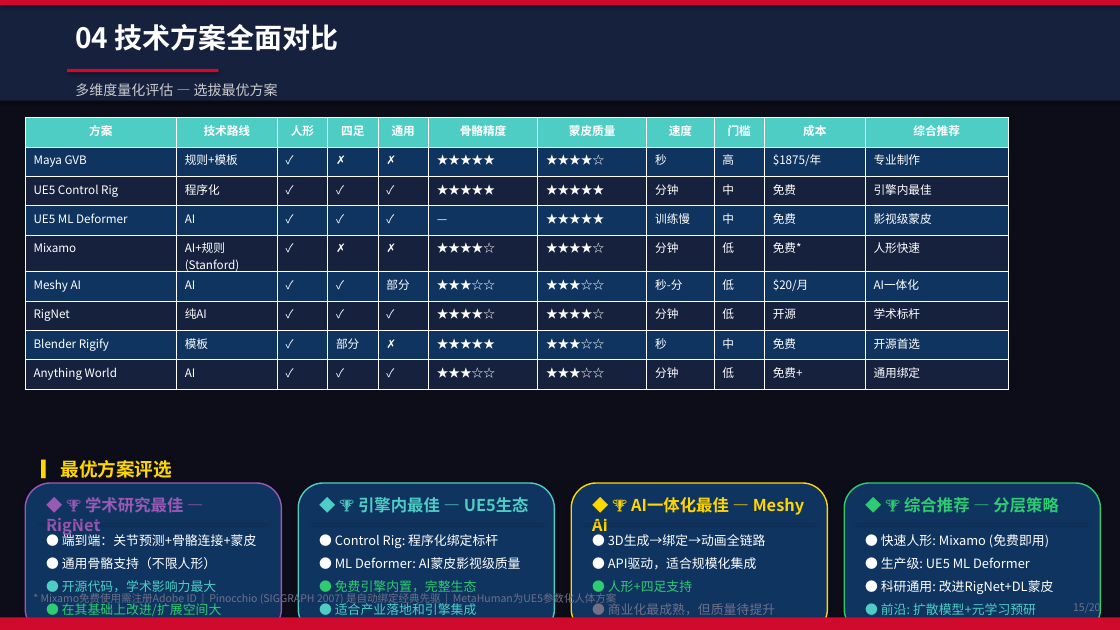
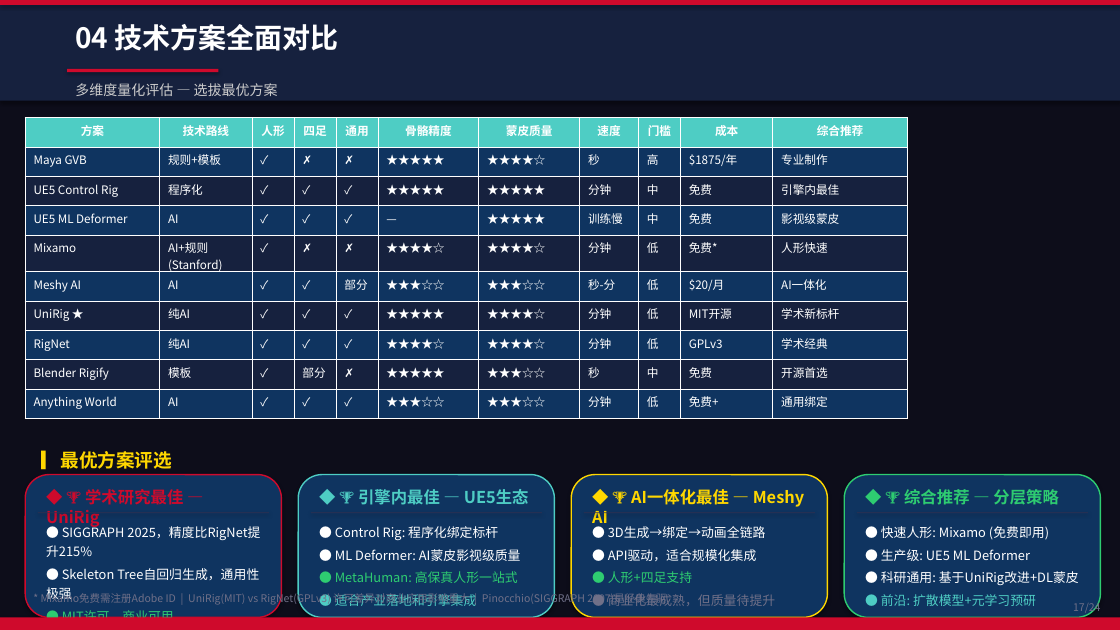
Before and after one commit to xhyha/insight, a slide deck: slide 17 of Auto-Rigging-Insight-Report.pptx (slide 15 before the commit). Drawn at 1120x630 pixels with LibreOffice and Linux fonts; fonts in the diff are those of the drawing. Boxes give left, top, right and bottom in pixels: in the first picture for what was removed or moved away, otherwise in the second. Text is boxed around its words. In the diff, an @@ line names an element or a change of style, - is before the commit and + after.

Commit message:
Auto-Rigging Insight Report v4 - comprehensive update (24 pages)
- P0: Add UniRig (SIGGRAPH 2025) as recommended baseline
- P0: Fix market data ($450B source attribution)
- P0: Fix efficiency calculation (96-480x not 48-960x)
- P0: Restructure skinning pipeline (DL-first + Geodesic Voxel correction)
- P1: Add facial rigging automation page
- P1: Add industry trends summary page
- P1: Add selection decision matrix page
- P1: Add budget detail page (¥100-170万/year)
- P1: Add IP/license/data/critical person risks
- P2: Expand Pinocchio/MetaHuman descriptions
- P2: Next steps table with owners/timeline/deliverables
- P2: Milestone 12→15 months with Go/No-Go gates
- Huawei brand visual style applied

```diff
--- a/Auto-Rigging-Insight-Report.pptx
+++ b/Auto-Rigging-Insight-Report.pptx
@@ table at box(25, 118, 907, 413) @@
-row 7: RigNet | 纯AI | ✓ | ✓ | ✓ | ★★★★☆ | ★★★★☆ | 分钟 | 低 | 开源 | 学术标杆
+row 7: UniRig ★ | 纯AI | ✓ | ✓ | ✓ | ★★★★★ | ★★★★☆ | 分钟 | 低 | MIT开源 | 学术新标杆
+row 8: RigNet | 纯AI | ✓ | ✓ | ✓ | ★★★★☆ | ★★★★☆ | 分钟 | 低 | GPLv3 | 学术经典
@@ table: place and size @@
-table at box(25, 118, 1008, 384)
+table at box(25, 118, 907, 413)
@@ rounded rectangle: place and size @@
-rounded rectangle at box(25, 483, 281, 630)
+rounded rectangle at box(25, 475, 281, 618)
@@ rounded rectangle at box(25, 475, 281, 618): outline #9B59B6 1.2 pt to #CF0A2C 1.2 pt @@
@@ rounded rectangle: place and size @@
-rounded rectangle at box(298, 483, 555, 630)
+rounded rectangle at box(298, 475, 555, 618)
@@ rounded rectangle: place and size @@
-rounded rectangle at box(571, 483, 828, 630)
+rounded rectangle at box(571, 475, 828, 618)
@@ rounded rectangle: place and size @@
-rounded rectangle at box(844, 483, 1101, 630)
+rounded rectangle at box(844, 475, 1101, 618)
@@ text at box(46, 489, 183, 528): text changed; text colour #9B59B6 to #CF0A2C @@
-◆ 🏆 学术研究最佳 — RigNet
+◆ 🏆 学术研究最佳 — UniRig
@@ text at box(46, 524, 260, 626): text changed @@
-● 端到端：关节预测+骨骼连接+蒙皮
-● 通用骨骼支持（不限人形）
-● 开源代码，学术影响力最大
-● 在其基础上改进/扩展空间大
+● SIGGRAPH 2025，精度比RigNet提升215%
+● Skeleton Tree自回归生成，通用性极强
+● MIT许可，商业可用
+● 综合评分91/100，新学术标杆
@@ text "● Control Rig: 程序化绑定标杆": place and size @@
-text "● Control Rig: 程序化绑定标杆" at box(335, 534, 521, 618)
+text "● Control Rig: 程序化绑定标杆" at box(335, 526, 521, 606)
@@ text "● 3D生成→绑定→动画全链路" rewrapped from box(608, 534, 775, 618) to box(608, 526, 775, 606) @@
@@ 4 texts, 4 rectangles: place and size @@
-4 texts, 4 rectangles at box(38, 459, 1088, 537)
+4 texts, 4 rectangles at box(38, 450, 1088, 528)
@@ text "● 快速人形: Mixamo (免费即用)": place and size @@
-text "● 快速人形: Mixamo (免费即用)" at box(881, 534, 1054, 618)
+text "● 快速人形: Mixamo (免费即用)" at box(881, 526, 1079, 606)
@@ text at box(41, 591, 666, 605): text changed @@
-* Mixamo免费使用需注册Adobe ID | Pinocchio (SIGGRAPH 2007) 是自动绑定经典先驱 | MetaHuman为UE5参数化人体方案
+* Mixamo免费需注册Adobe ID | UniRig(MIT) vs RigNet(GPLv3) 许可差异对商业应用影响重大 | Pinocchio(SIGGRAPH 2007)是经典先驱
@@ text at box(335, 571, 518, 583): text changed @@
-● 免费引擎内置，完整生态
+● MetaHuman: 高保真人形一站式
@@ text at box(881, 571, 1079, 585): text changed @@
-● 科研通用: 改进RigNet+DL蒙皮
+● 科研通用: 基于UniRig改进+DL蒙皮
@@ text at box(1073, 600, 1100, 614): text changed @@
-15/20
+17/24
```
Also in this commit, not shown: 18 other slides changed, 5 slides added, 1 slide removed.
